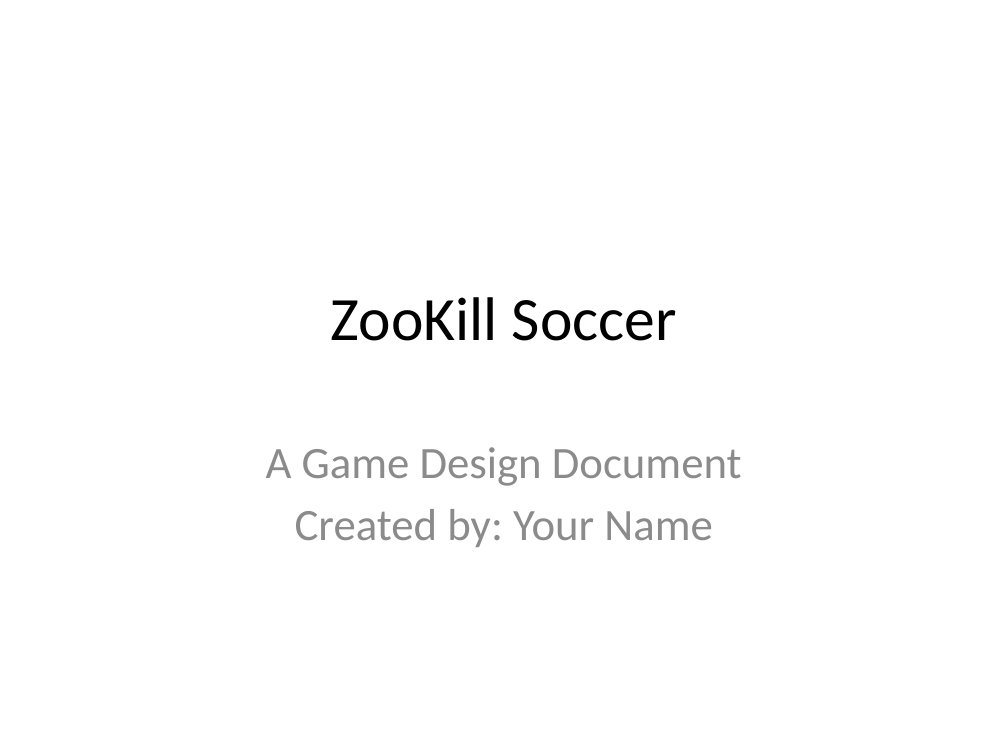
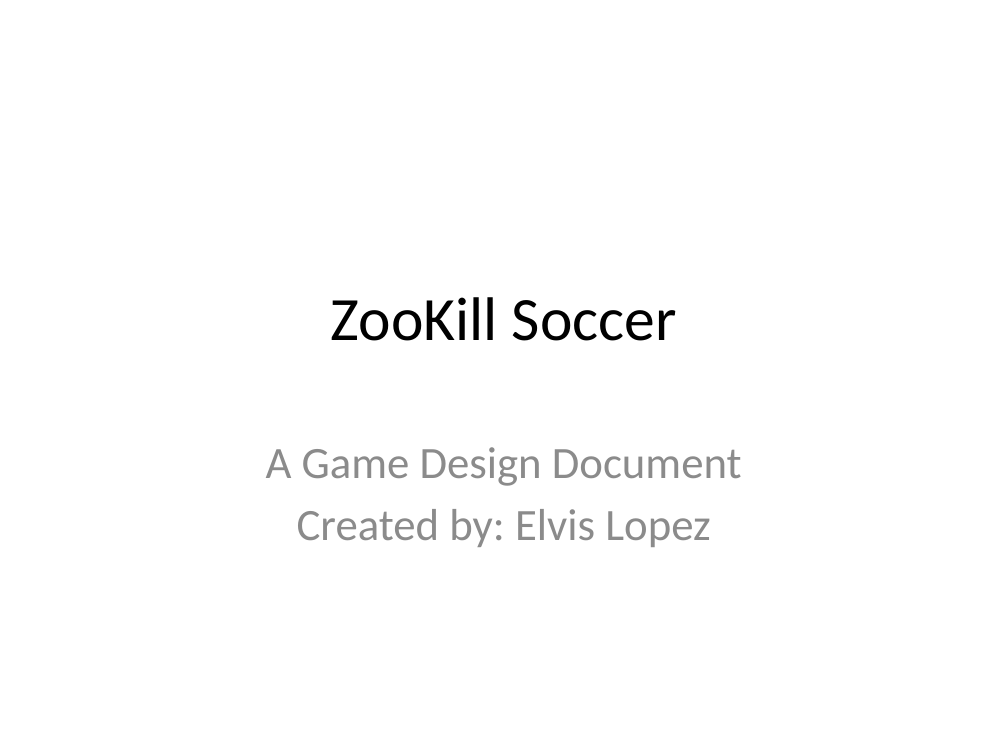
Before and after one commit to elvislopez/zookillsoccer, a slide deck: slide 1 of zookillsoccer_07_start/assets/ZooKill Soccer Game Design Document.pptx. Drawn at 1008x756 pixels with LibreOffice and Linux fonts; fonts in the diff are those of the drawing. Boxes give left, top, right and bottom in pixels: in the first picture for what was removed or moved away, otherwise in the second. Text is boxed around its words. In the diff, an @@ line names an element or a change of style, - is before the commit and + after.

```diff
--- a/zookillsoccer_07_start/assets/ZooKill Soccer Game Design Document.pptx
+++ b/zookillsoccer_07_start/assets/ZooKill Soccer Game Design Document.pptx
@@ subtitle at (297, 509, 711, 547): text changed @@
-Created by: Your Name
+Created by: Elvis Lopez
```
Also in this commit, not shown: 4 other slides changed, 23 other files.
